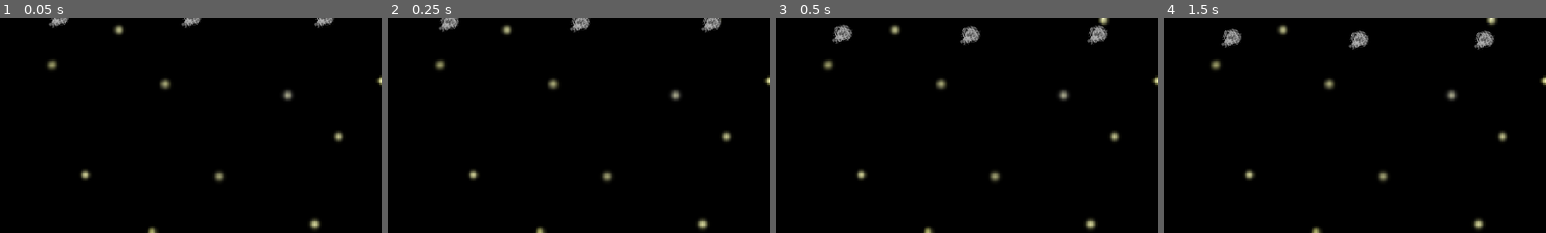
Above: before the commit, frames 1-4 (left to right).
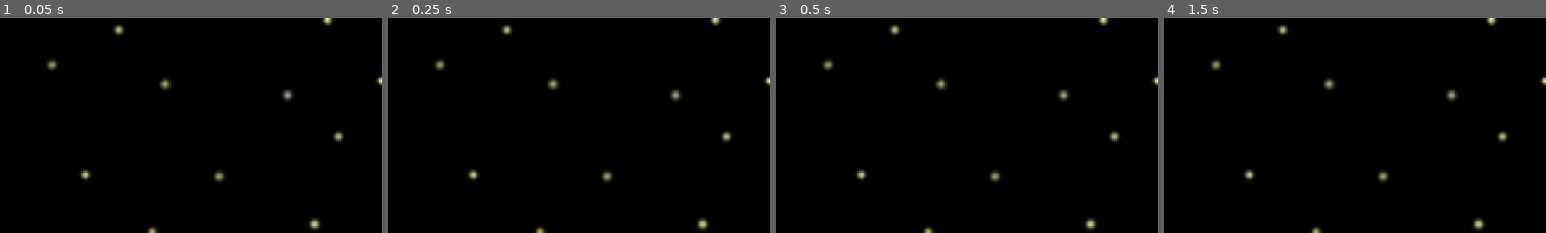
Above: after the commit, the same moments.

Repository: Pchristy03/EAP-Redox
Game: Godot game, scene res://main.tscn
Two runs of this game, one before a commit and one after it. Both use one fixed random seed, a clock stepped at 60 frames per second and the inputs below.
Inputs (mouse positions are % of the whole screen's width and height, from its top left):
- Up to frame 1 (0.05 s): no input
- Up to frame 2 (0.25 s): no input
- Up to frame 3 (0.5 s): no input
- Up to frame 4 (1.5 s): click (64, 4) at 0.5 s; tap Enter (ui_accept) at 1.25 s; hold Right (ui_right) from 1.28 s (still down)
The pictures show only the part of the screen within x 1-51%, y 0-50%; the shares and areas given below are measured in that part.

The runs differ from the first frame. In frame 1, 0.5% of the frame differs, in the area x 12-88%, y 0-5%; in frame 2, 0.7%; in frame 3, 1.0%, in the area x 14-87%, y 3-13%; in frame 4, 0.9%.

Commit message:
astroid spawning

Diff:
--- a/asteroid.gd
+++ b/asteroid.gd
@@ -3,18 +3,20 @@
 
 var dest_dir = Vector2.ZERO
 
-const speed = 200
+const impulse_speed = 0.5
+const gravity_speed = 7
 
 func init(dest):
 	dest_dir = position.direction_to(Vector2(position.x, position.y + 1))
-	velocity += dest_dir * speed
+	velocity += dest_dir * impulse_speed
 
 func _physics_process(delta):
-	velocity += position.direction_to(Vector2(390, 650)) * speed * delta
+	velocity += position.direction_to(Vector2(390, 650)) * gravity_speed * delta
 	move_and_slide()
 
 func _on_visible_on_screen_notifier_2d_screen_exited():
-	queue_free()
+	# queue_free()
+	pass
 
 func activate_particle():
 	$Explosion.emitting = true
--- a/asteroid.tscn
+++ b/asteroid.tscn
@@ -76,8 +76,8 @@
 turbulence_initial_displacement_max = 6.3
 
 [node name="Asteroid" type="CharacterBody2D"]
-collision_layer = 4
-collision_mask = 9
+collision_layer = 13
+collision_mask = 12
 script = ExtResource("1_6ar2y")
 metadata/_edit_group_ = true
 
--- a/main.gd
+++ b/main.gd
@@ -4,7 +4,7 @@
 @export var proj_scene: PackedScene
 
 func _ready():
-	create_ast([100, 300, 500])
+	create_random_ast(10)
 
 func create_ast(start_points):
 	for i in range(len(start_points)):
@@ -12,6 +12,23 @@
 		aster.position = Vector2(start_points[i], 0)
 		aster.add_to_group("Asteroids")
 		add_child(aster)
+
+func create_random_ast(number_of_asters):
+	# create spawning area
+	var spawnArea = Rect2(0, -25, 750, 0)
+
+	for i in range(number_of_asters + 1):
+		var aster = ast_scene.instantiate()
+
+		var randomX = randf_range(spawnArea.position.x, spawnArea.end.x)
+		var randomY = randf_range(spawnArea.position.y, spawnArea.end.y)
+		aster.position = Vector2(randomX, randomY)
+		aster.add_to_group("Asteroids")
+		add_child(aster)
+
+		var timeout_dur = randf_range(0.7, 2.4)
+		print(aster.position, timeout_dur)
+		await get_tree().create_timer(timeout_dur).timeout
 
 func _on_player_shoot(location):
 	var proj = proj_scene.instantiate()
--- a/projectile.tscn
+++ b/projectile.tscn
@@ -7,8 +7,8 @@
 size = Vector2(12, 28)
 
 [node name="Projectile" type="Area2D" groups=["projectiles"]]
-collision_layer = 8
-collision_mask = 28
+collision_layer = 12
+collision_mask = 12
 script = ExtResource("1_2ltaw")
 
 [node name="Sprite2D" type="Sprite2D" parent="."]
